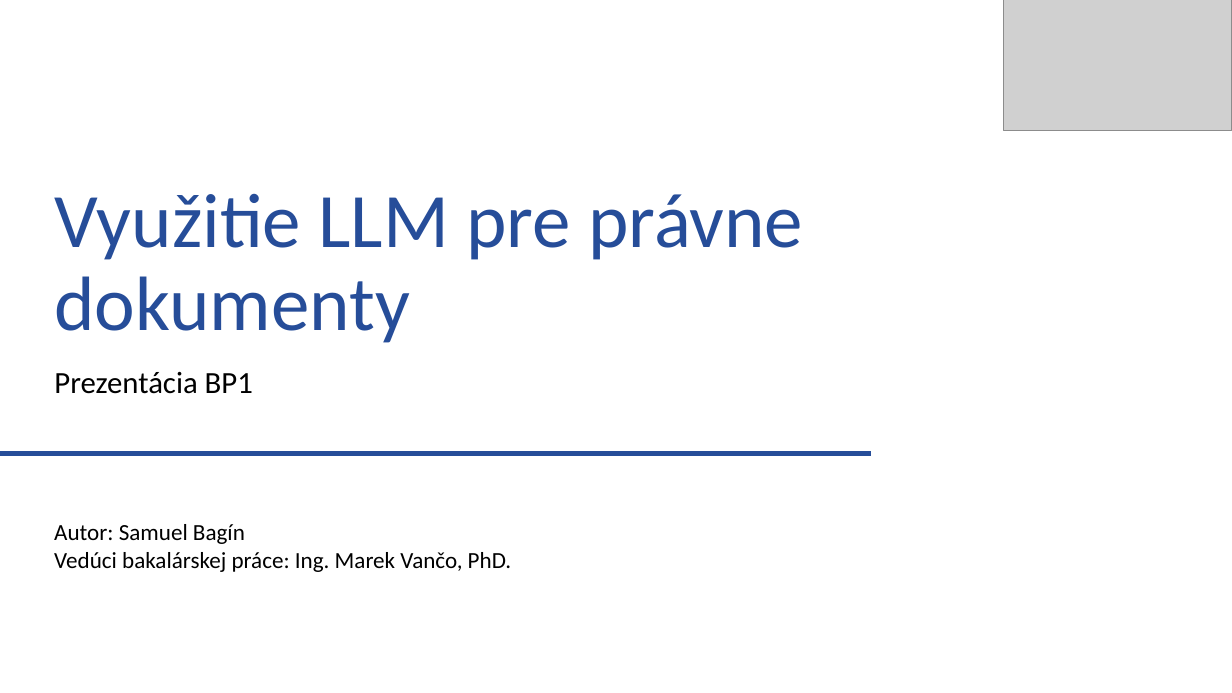
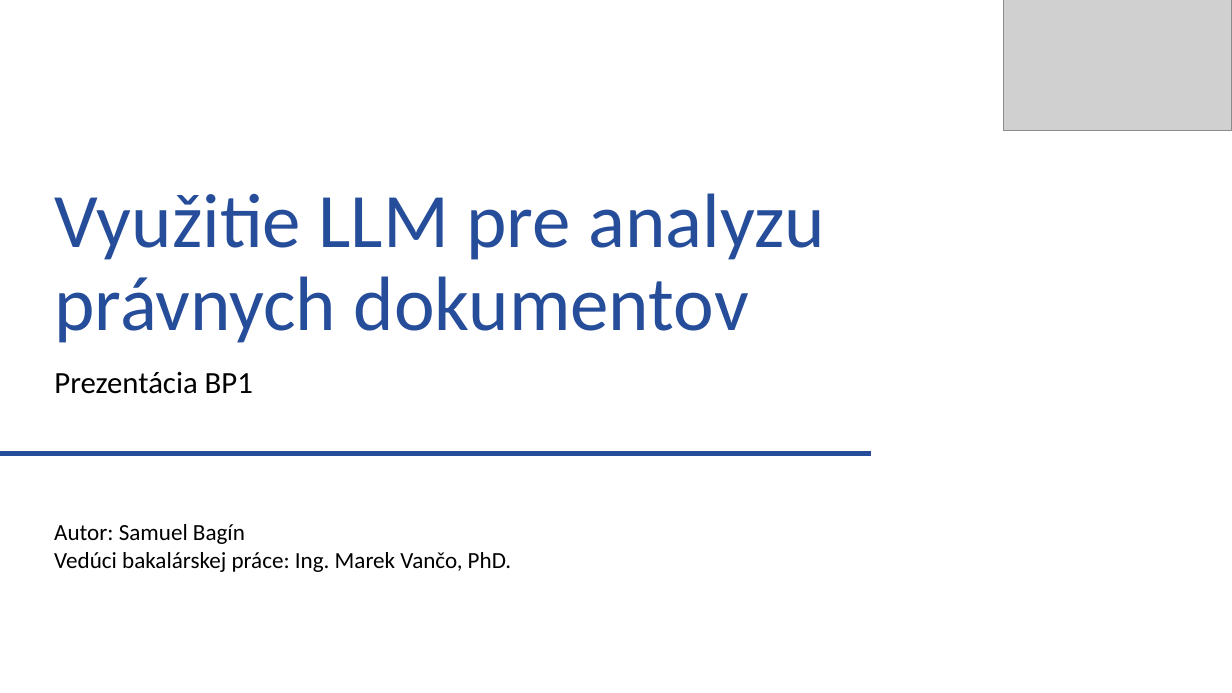
Before and after one commit to samuelbagin1/llm-knowledge-graph, a slide deck: slide 1 of presentations/Vyuzitie LLM pre pravne dokumenty.pptx. Drawn at 1232x693 pixels with LibreOffice and Linux fonts; fonts in the diff are those of the drawing; grey boxes stand for pictures. Boxes give left, top, right and bottom in pixels: in the first picture for what was removed or moved away, otherwise in the second. Text is boxed around its words. In the diff, an @@ line names an element or a change of style, - is before the commit and + after.

```diff
--- a/presentations/Vyuzitie LLM pre pravne dokumenty.pptx
+++ b/presentations/Vyuzitie LLM pre pravne dokumenty.pptx
@@ title at (54,193,825,343): text changed @@
-Využitie LLM pre právne dokumenty
+Využitie LLM pre analyzu právnych dokumentov
```
Also in this commit, not shown: 2 other slides changed, 1 slide added.
